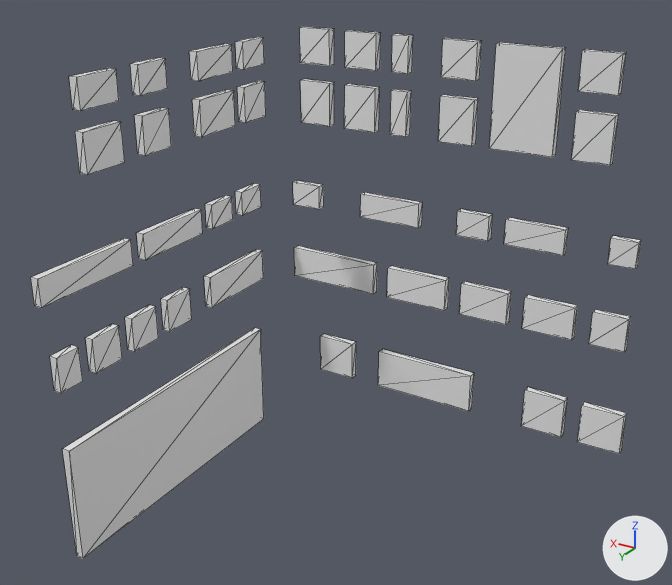
The OBJ model Kakuto/Assets/Sprites/Background/City/SideBuildings2/SideBuildings2-1.obj as it was, and as the next commit left it.
Camera for both pictures: a 50 mm camera at (-4.38, 7.7, 4.12) aimed at (0.23, 0.0, 0.28). Arrows for +X, +Y and +Z are at lower right; the lights stay in place. Mesh edges are drawn as thin lines. Materials are left out; every surface is plain grey. Where no turn or scale is listed for an object, it has been applied to the vertices. Vertices at the same position are counted once.

In view in the first picture: 'Untitled'.
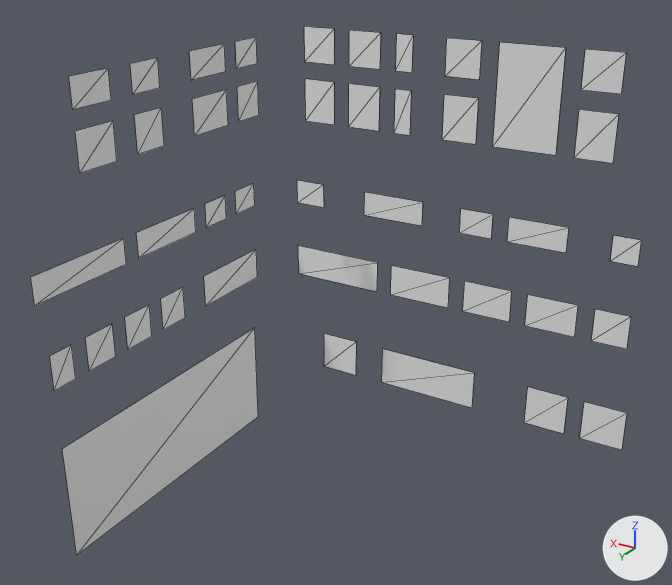
Changed parts and their boxes [x1, y1, x2, y2] in the pictures (672 x 585 px):
'Untitled', reshaped: before [31, 26, 641, 558]; after [31, 26, 641, 555]
part 1 of me_untitled, deleted: before [31, 180, 641, 558]
part 2 of me_untitled, deleted: before [69, 26, 626, 175]

Edits to the bpy script that builds the scene:
```text
Change me_untitled:
    used by ob_untitled; location = (0.0, 0.0, 0.0)
    remove me_untitled.from_pydata(...)  # 344 vertices, 516 faces; spans x -2.45..2.45, y -2.05..2.05, z -2.7..2.7
    add me_untitled.from_pydata(...)  # 172 vertices, 86 faces; spans x -2.45..2.45, y -2.05..2.05, z -2.7..2.7
    me_untitled part 1
    96 vertices are removed from x -2.45..2.35, y -1.95..2.05, z -2.7..0.7
    240 faces are deleted
    me_untitled part 2
    76 vertices are removed from x -2.05..1.95, y -1.55..1.65, z 1.6..2.7
    190 faces are deleted
```
